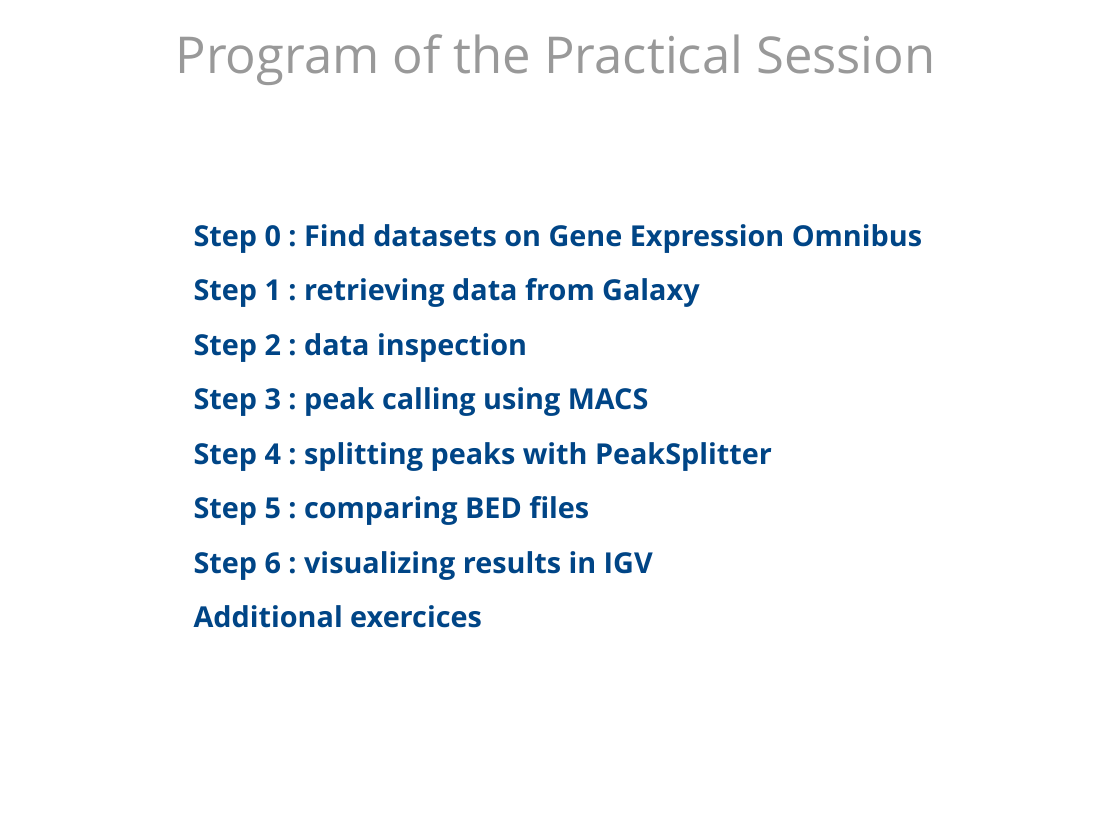
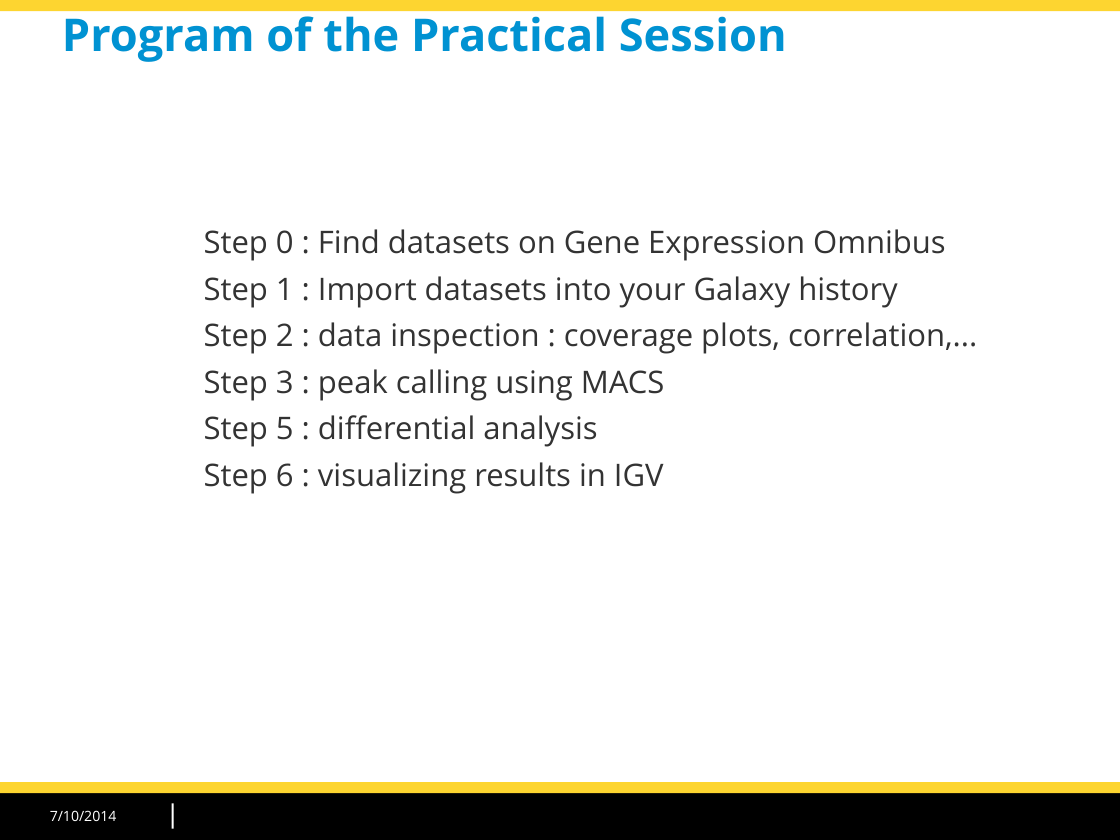
Before and after one commit to morganeTC/atelier_chip-seq_roscoff_2014, a slide deck: slide 39 of slides/chipseq_CarlHerrmann_Roscoff2014.odp (slide 36 before the commit). Drawn at 1120x840 pixels with LibreOffice and Linux fonts; fonts in the diff are those of the drawing; background and template pictures are left out. Boxes give left, top, right and bottom in pixels: in the first picture for what was removed or moved away, otherwise in the second. Text is boxed around its words. In the diff, an @@ line names an element or a change of style, - is before the commit and + after.

Commit message:
Slides for peak calling

```diff
--- a/slides/chipseq_CarlHerrmann_Roscoff2014.odp
+++ b/slides/chipseq_CarlHerrmann_Roscoff2014.odp
@@ rectangle added at (x1=0, y1=0, x2=1120, y2=11), fill #FDD530 @@
@@ title "Program of the Practical Session" at (x1=62, y1=10, x2=787, y2=62): size 36 to 32 pt, text colour #999999 to #0092D2, bold on; alignment centre to left; vertical alignment middle to top @@
@@ text at (x1=204, y1=229, x2=946, y2=494): size 20.4 to 22 pt, text colour #004586 to #333333, bold off in "Step 0 : Find datasets on Gene ...", "Step 3 : peak calling using MACS", "Step 6 : visualizing results in IGV"; less space between paragraphs @@
@@ text at (x1=204, y1=276, x2=977, y2=354): text changed; size 20.4 to 22 pt; text colour #004586 to #333333; bold off @@
-Step 1 : retrieving data from Galaxy
-Step 2 : data inspection
+Step 1 : Import datasets into your Galaxy history
+Step 2 : data inspection : coverage plots, correlation,...
@@ text at (x1=204, y1=415, x2=597, y2=447): text changed; size 20.4 to 22 pt; text colour #004586 to #333333; bold off @@
-Step 4 : splitting peaks with PeakSplitter
-Step 5 : comparing BED files
+Step 5 : differential analysis
@@ text at (x1=194, y1=605, x2=482, y2=628): paragraph removed @@
-Additional exercices
@@ rectangle added at (x1=0, y1=794, x2=1120, y2=840), fill #000000 @@
@@ rectangle added at (x1=0, y1=783, x2=1120, y2=794), fill #FDD530 @@
@@ line added from (173, 805) to (173, 828), #FFFFFF 1.42 pt @@
@@ text added at (x1=50, y1=810, x2=117, y2=821), 10 pt, text #FFFFFF @@
+7/10/2014
```
Also in this commit, not shown: 29 other slides changed, 9 slides added, 15 slides removed, 2 other files.
